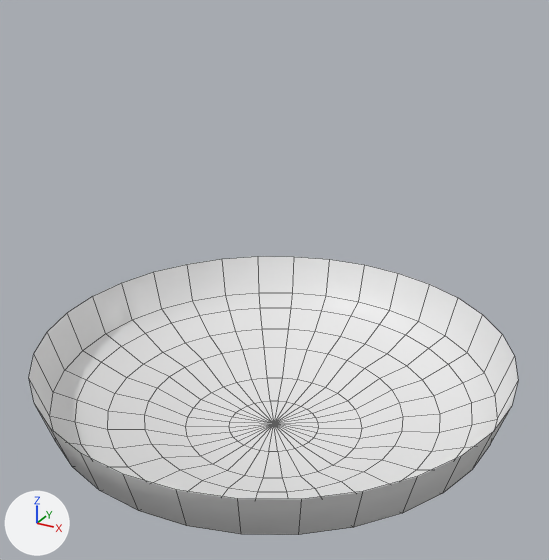
The FBX model Badass_Upgrade/DESIGN/Làmpada quiròfan/lampada_quirofan.fbx: old version first, new version second.
Rendered twice from a 50 mm lens placed at (0.0687, -0.0853, 0.2207), pointed at (0.003, 0.0343, 0.1609). The lights are fixed; the arrows at lower left show +X, +Y and +Z. Mesh edges are drawn as thin lines. Where no turn or scale is listed for an object, it has been applied to the vertices.
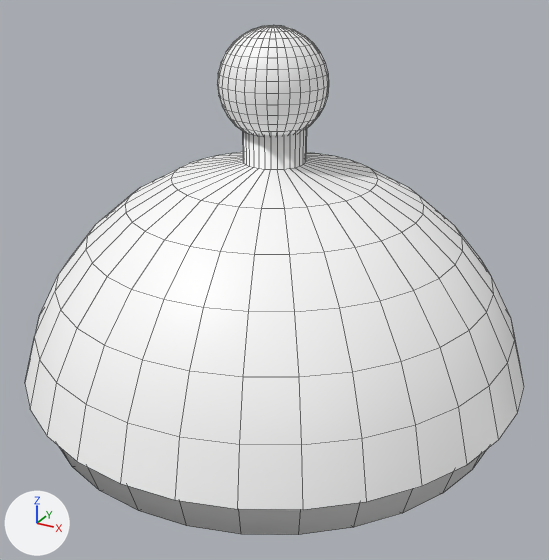
Location of each change, [x1, y1, x2, y2] in pixels of the pictures (549 x 560 px):
'Sphere_010', added
    after: [25, 129, 524, 510]
'Sphere_015', added
    after: [217, 25, 329, 135]
'Sphere_003', unchanged, covered by the edit
    before: [29, 256, 518, 535]
    after: [60, 448, 487, 535]

What the commit changed:
Picture 'blanco lampara3.jpg' (img_blanco_lampara3_jpg) is new.
Material 'Lampara_3__blanco_lampara3_jpg' (mat_lampara_3__blanco_lampara3_jpg) is new.
Its texture is img_blanco_lampara3_jpg.
Material 'Lampara_1__blanco_lampara3_jpg' (mat_lampara_1__blanco_lampara3_jpg) is new.
Its texture is img_blanco_lampara3_jpg.
Mesh me_sphere_015 is new.
It is a UV sphere (32 segments, 16 rings, poles along z) spanning x -0.0103..0.0097, y -0.0101..0.0099, z 0.0536..0.0736.
It uses material mat_lampara_3__blanco_lampara3_jpg (picture img_blanco_lampara3_jpg).
Mesh me_sphere_010 is new.
It has 257 vertices, 256 faces and spans x -0.0495..0.0495, y -0.0495..0.0495, z 0.0099..0.0575.
It uses material mat_lampara_1__blanco_lampara3_jpg (picture img_blanco_lampara3_jpg).
Object 'Sphere_015' (ob_sphere_015) is new; it shows me_sphere_015.
Its location is (0.0017, 0.0367, 0.1344).
Object 'Sphere_010' (ob_sphere_010) is new; it shows me_sphere_010.
Its location is (0.0017, 0.0366, 0.1344).
